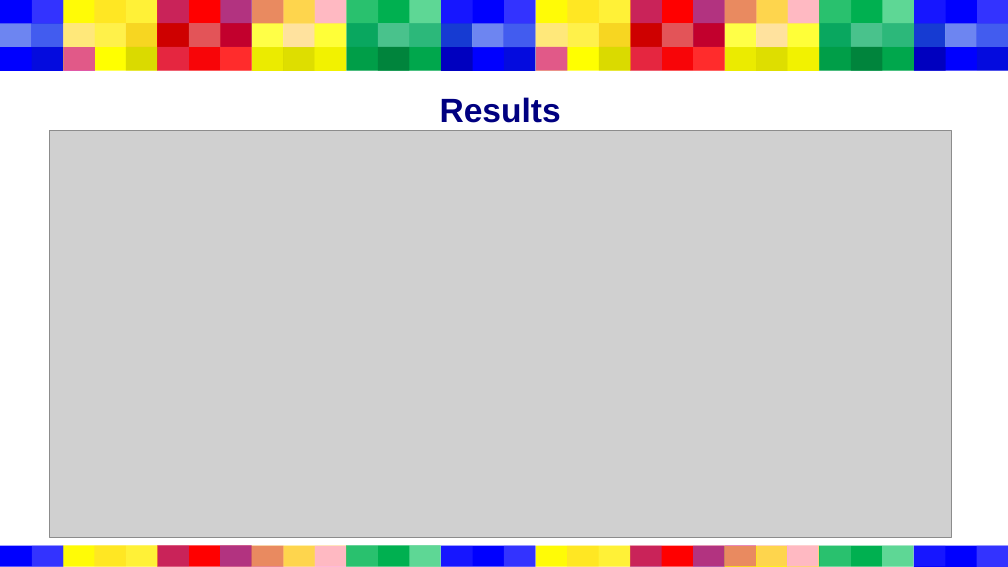
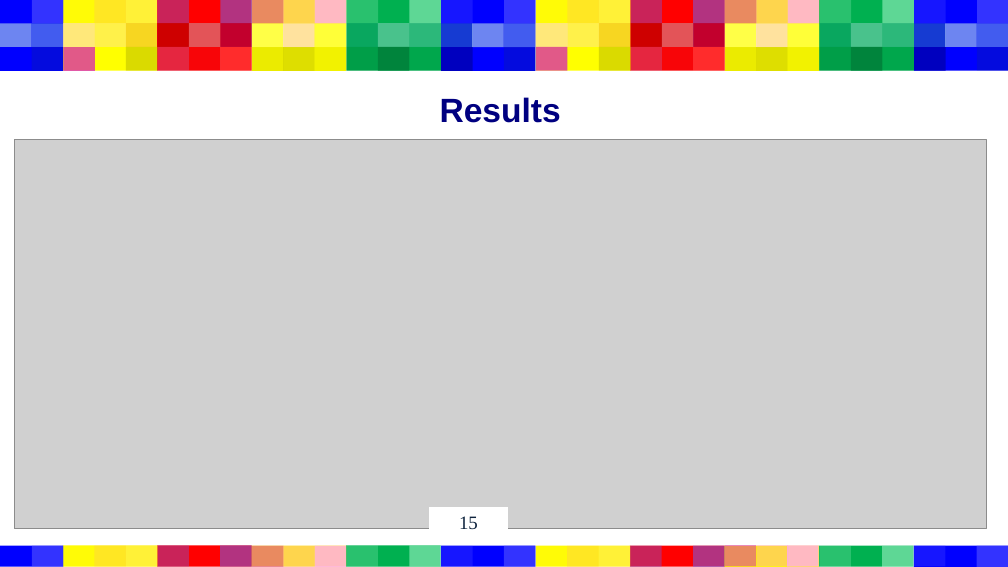
Before and after one commit to Filipe-Cavalheiro/TAPDI, a slide deck: slide 15 of Paper_Presentation.pptx (slide 14 before the commit). Drawn at 1008x567 pixels with LibreOffice and Linux fonts; fonts in the diff are those of the drawing; grey boxes stand for pictures. Boxes give left, top, right and bottom in pixels: in the first picture for what was removed or moved away, otherwise in the second. Text is boxed around its words. In the diff, an @@ line names an element or a change of style, - is before the commit and + after.

```diff
--- a/Paper_Presentation.pptx
+++ b/Paper_Presentation.pptx
@@ picture: place and size @@
-picture at bbox=[49, 131, 951, 538]
+picture at bbox=[14, 139, 987, 529]
@@ page number added at bbox=[430, 507, 508, 538], fill #FFFFFF, 18 pt, text #0F243E @@
+15
```
Also in this commit, not shown: 14 other slides changed, 1 slide added, 1 other file.
